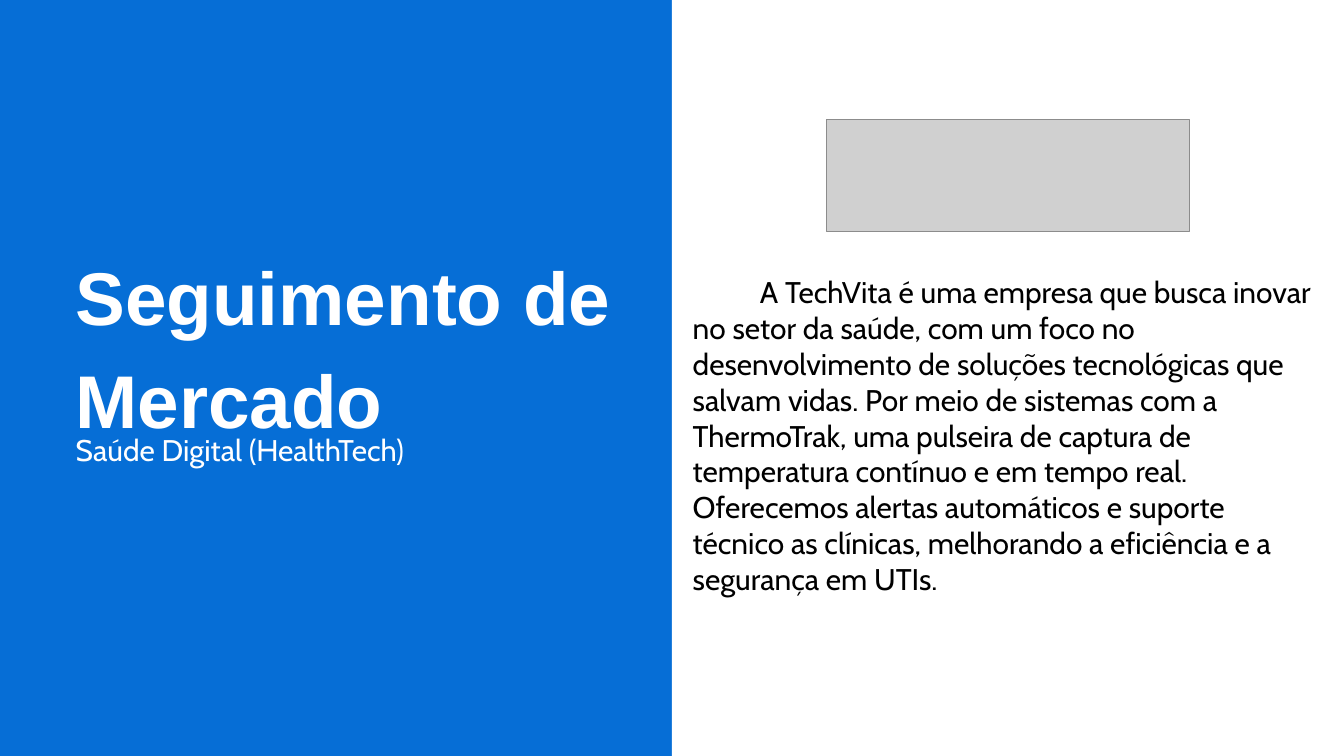
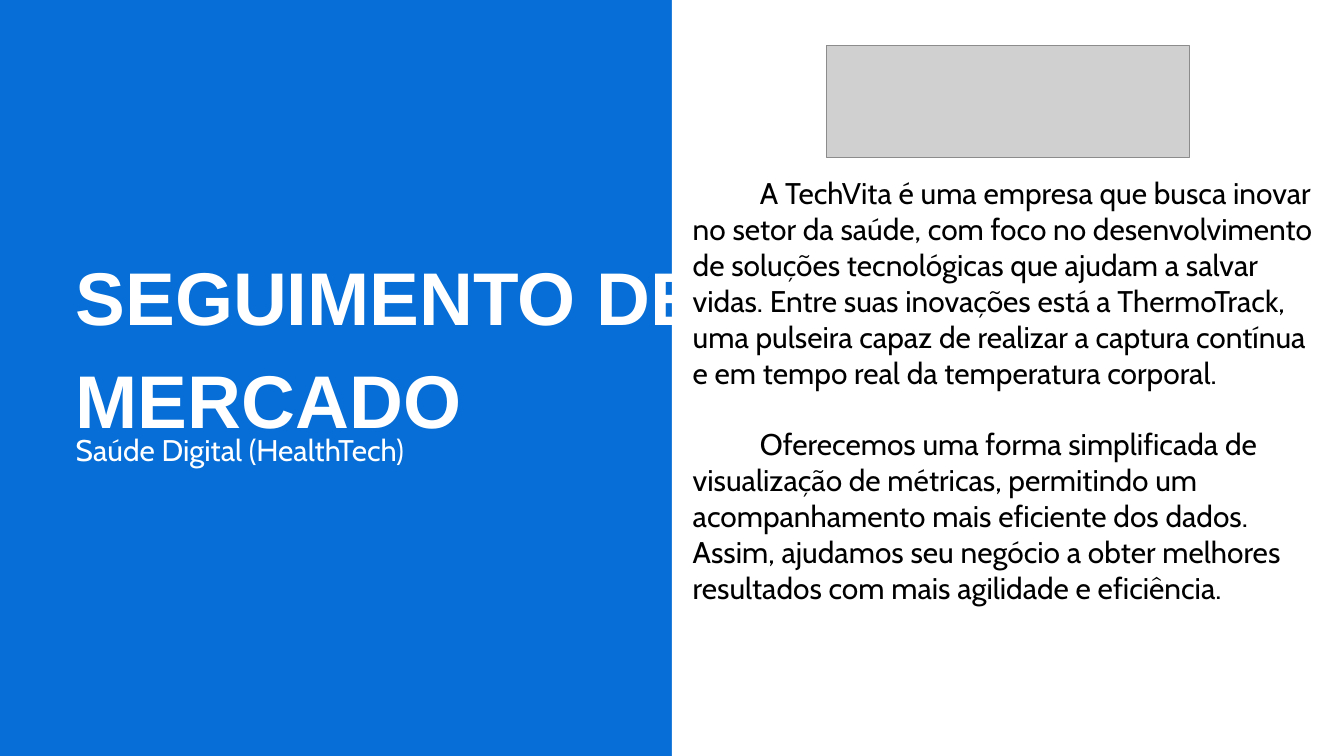
Before and after one commit to TawanLander/ProjetoPI-2026-01, a slide deck: slide 3 of Documentação/Apresentação/TechVita_Apresentação.pptx. Drawn at 1344x756 pixels with LibreOffice and Linux fonts; fonts in the diff are those of the drawing; grey boxes stand for pictures. Boxes give left, top, right and bottom in pixels: in the first picture for what was removed or moved away, otherwise in the second. Text is boxed around its words. In the diff, an @@ line names an element or a change of style, - is before the commit and + after.

```diff
--- a/Documentação/Apresentação/TechVita_Apresentação.pptx
+++ b/Documentação/Apresentação/TechVita_Apresentação.pptx
@@ picture: place and size @@
-picture at (827, 120, 1189, 232)
+picture at (827, 46, 1189, 158)
@@ text at (693, 181, 1312, 605): text changed @@
-A TechVita é uma empresa que busca inovar no setor da saúde, com um foco no desenvolvimento de soluções tecnológicas que salvam vidas. Por meio de sistemas com a ThermoTrak, uma pulseira de captura de temperatura contínuo e em tempo real. Oferecemos alertas automáticos e suporte técnico as clínicas, melhorando a eficiência e a segurança em UTIs.
+A TechVita é uma empresa que busca inovar no setor da saúde, com foco no desenvolvimento de soluções tecnológicas que ajudam a salvar vidas. Entre suas inovações está a ThermoTrack, uma pulseira capaz de realizar a captura contínua e em tempo real da temperatura corporal.
+Oferecemos uma forma simplificada de visualização de métricas, permitindo um acompanhamento mais eficiente dos dados. Assim, ajudamos seu negócio a obter melhores resultados com mais agilidade e eficiência.
@@ text at (76, 266, 700, 442): text changed @@
-Seguimento de Mercado
+SEGUIMENTO DE
+MERCADO
```
Also in this commit, not shown: 8 other slides changed, 6 slides added, 1 slide removed.
